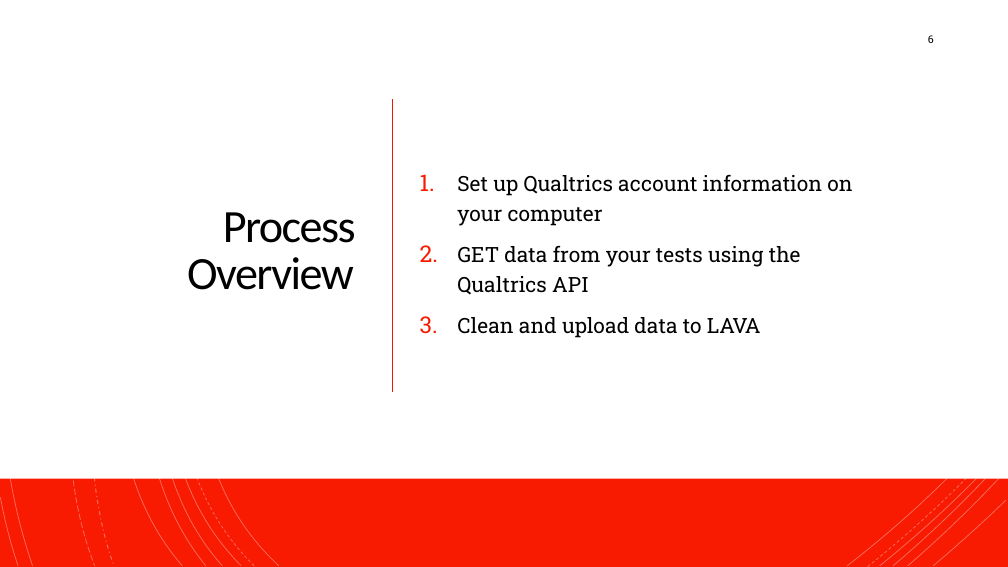
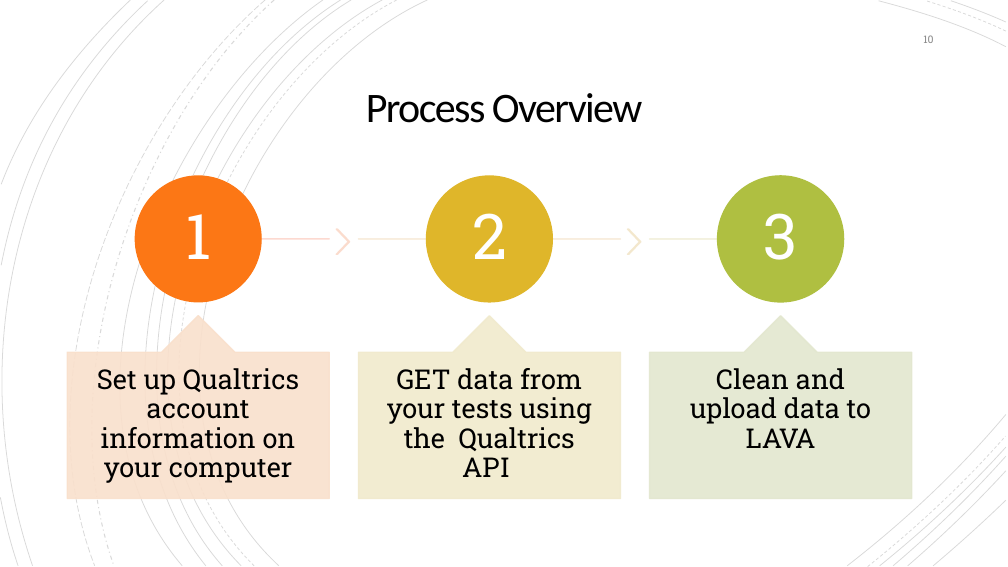
Before and after one commit to NeuroShepherd/R_Coding_Presentations, a slide deck: slide 10 of Automating LAVA Uploads with R/Automating Qualtrics Uploads to LAVA with R.pptx (slide 6 before the commit). Drawn at 1008x567 pixels with LibreOffice and Linux fonts; fonts in the diff are those of the drawing. Boxes give left, top, right and bottom in pixels: in the first picture for what was removed or moved away, otherwise in the second. Text is boxed around its words. In the diff, an @@ line names an element or a change of style, - is before the commit and + after.

Commit message:
Almost complete version of Qualtrics API presentaiton; photos for said pres.

```diff
--- a/Automating LAVA Uploads with R/Automating Qualtrics Uploads to LAVA with R.pptx
+++ b/Automating LAVA Uploads with R/Automating Qualtrics Uploads to LAVA with R.pptx
@@ rectangle: place and size @@
-rectangle at bbox=[0, 0, 1008, 479]
+rectangle at bbox=[0, 0, 1008, 567]
@@ rectangle removed at bbox=[0, 0, 1008, 567] @@
@@ outline #FFFFFF 0.75 pt to #000000 0.75 pt in 16 elements at bbox=[108, 0, 427, 566], bbox=[879, 1, 1006, 47], bbox=[848, 414, 1006, 566], bbox=[83, 0, 383, 566], bbox=[951, 1, 1006, 22], bbox=[880, 447, 1006, 566], bbox=[83, 0, 352, 566], bbox=[893, 456, 1006, 566], bbox=[73, 0, 340, 566], bbox=[908, 471, 1006, 566], bbox=[40, 0, 323, 566], bbox=[933, 501, 1006, 566], bbox=[0, 0, 164, 566], bbox=[2, 1, 148, 265], bbox=[1, 498, 18, 566], bbox=[2, 0, 131, 185] @@
@@ outline #FFFFFF 0.75 pt dashed to #000000 0.75 pt dashed in 4 elements at bbox=[93, 0, 397, 566], bbox=[926, 1, 1006, 31], bbox=[868, 436, 1006, 567], bbox=[22, 0, 265, 566] @@
@@ freeform shape at bbox=[49, 0, 274, 566]: outline #FFFFFF 1 pt dashed to #000000 1 pt dashed @@
@@ page number at bbox=[923, 35, 933, 43]: text changed; text colour #000000 to #8C8C8C @@
-6
+10
@@ title "Process Overview": place and size @@
-title "Process Overview" at bbox=[187, 212, 356, 290]
+title "Process Overview" at bbox=[366, 93, 642, 123]
@@ title "Process Overview" at bbox=[366, 93, 642, 123]: size 44 to 40 pt; alignment right to centre @@
@@ line removed from (393, 99) to (393, 392) @@
@@ text removed at bbox=[457, 174, 852, 338] @@
-1. Set up Qualtrics account information on your computer
-2. GET data from your tests using the Qualtrics API
-3. Clean and upload data to LAVA
@@ group added at bbox=[67, 176, 912, 499]: 6 texts, 3 rectangles, 3 ellipses, 3 up arrow callouts, 2 chevrons @@
+1
+Set up Qualtrics account information on your computer
+2
+GET data from your tests using the Qualtrics API
+3
+Clean and upload data to LAVA
```
Also in this commit, not shown: 2 other slides changed, 4 slides added, 9 other files.
